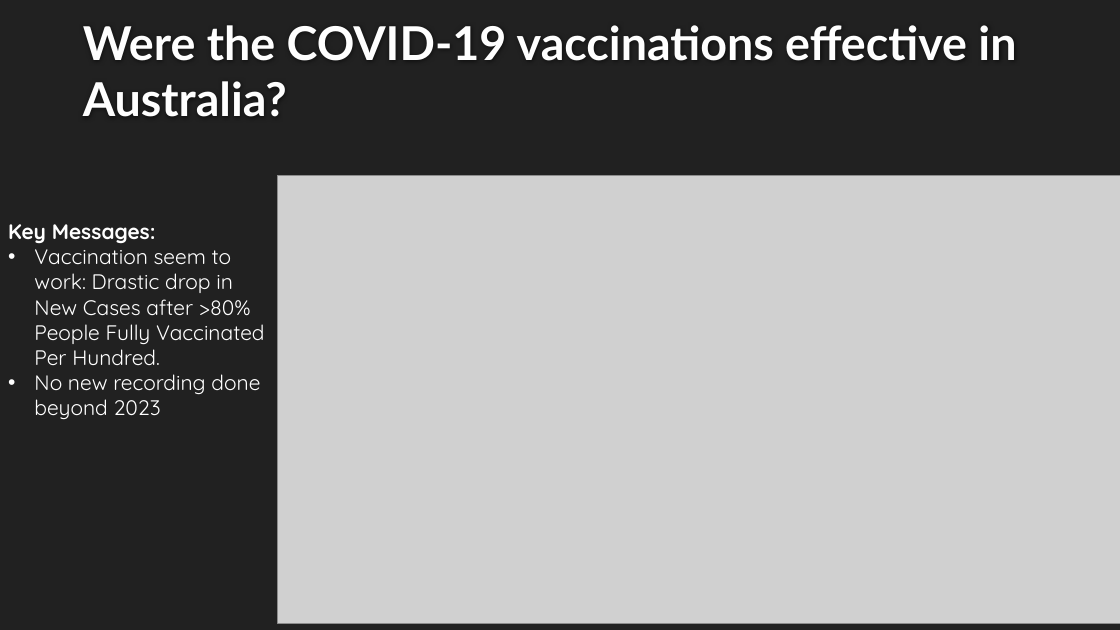
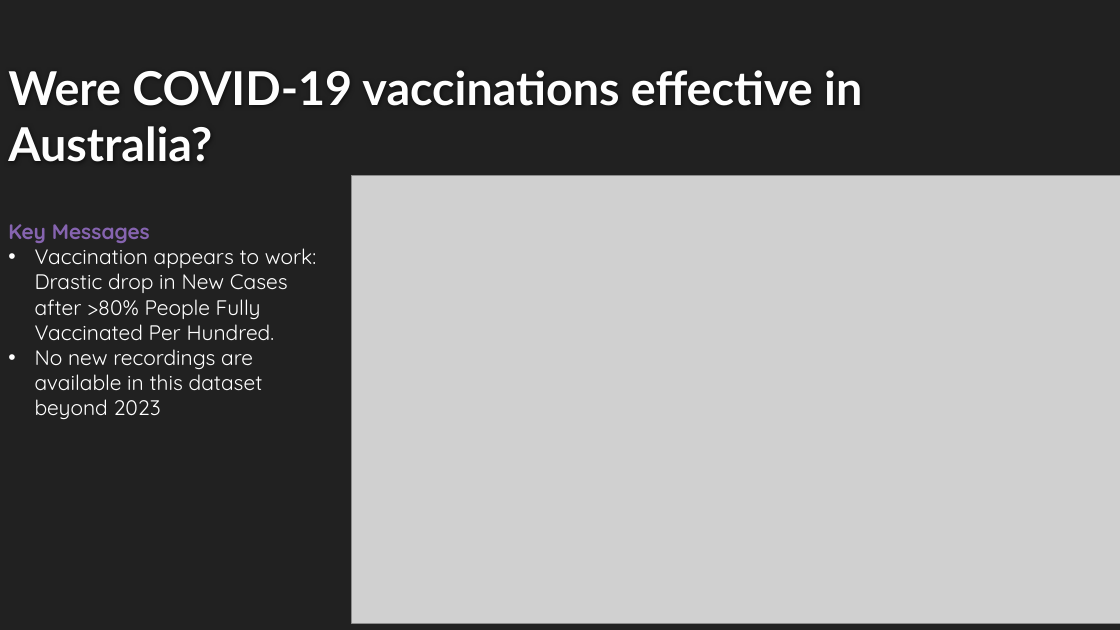
Before and after one commit to cmorrow28/project_one, a slide deck: slide 9 of Covid19_Presentation_Final.pptx. Drawn at 1120x630 pixels with LibreOffice and Linux fonts; fonts in the diff are those of the drawing; grey boxes stand for pictures; background and template pictures are left out. Boxes give left, top, right and bottom in pixels: in the first picture for what was removed or moved away, otherwise in the second. Text is boxed around its words. In the diff, an @@ line names an element or a change of style, - is before the commit and + after.

```diff
--- a/Covid19_Presentation_Final.pptx
+++ b/Covid19_Presentation_Final.pptx
@@ title at (8,70,862,162): text changed @@
-Were the COVID-19 vaccinations effective in Australia?
+Were COVID-19 vaccinations effective in Australia?
@@ picture: place and size @@
-picture at (277,176,1120,623)
+picture at (352,176,1120,623)
@@ text at (8,224,316,419): text changed @@
-Key Messages:
-• Vaccination seem to work: Drastic drop in New Cases after >80% People Fully Vaccinated Per Hundred.
-• No new recording done beyond 2023
+Key Messages
+• Vaccination appears to work: Drastic drop in New Cases after >80% People Fully Vaccinated Per Hundred.
+• No new recordings are available in this dataset beyond 2023
```
Also in this commit, not shown: 10 other slides changed.
